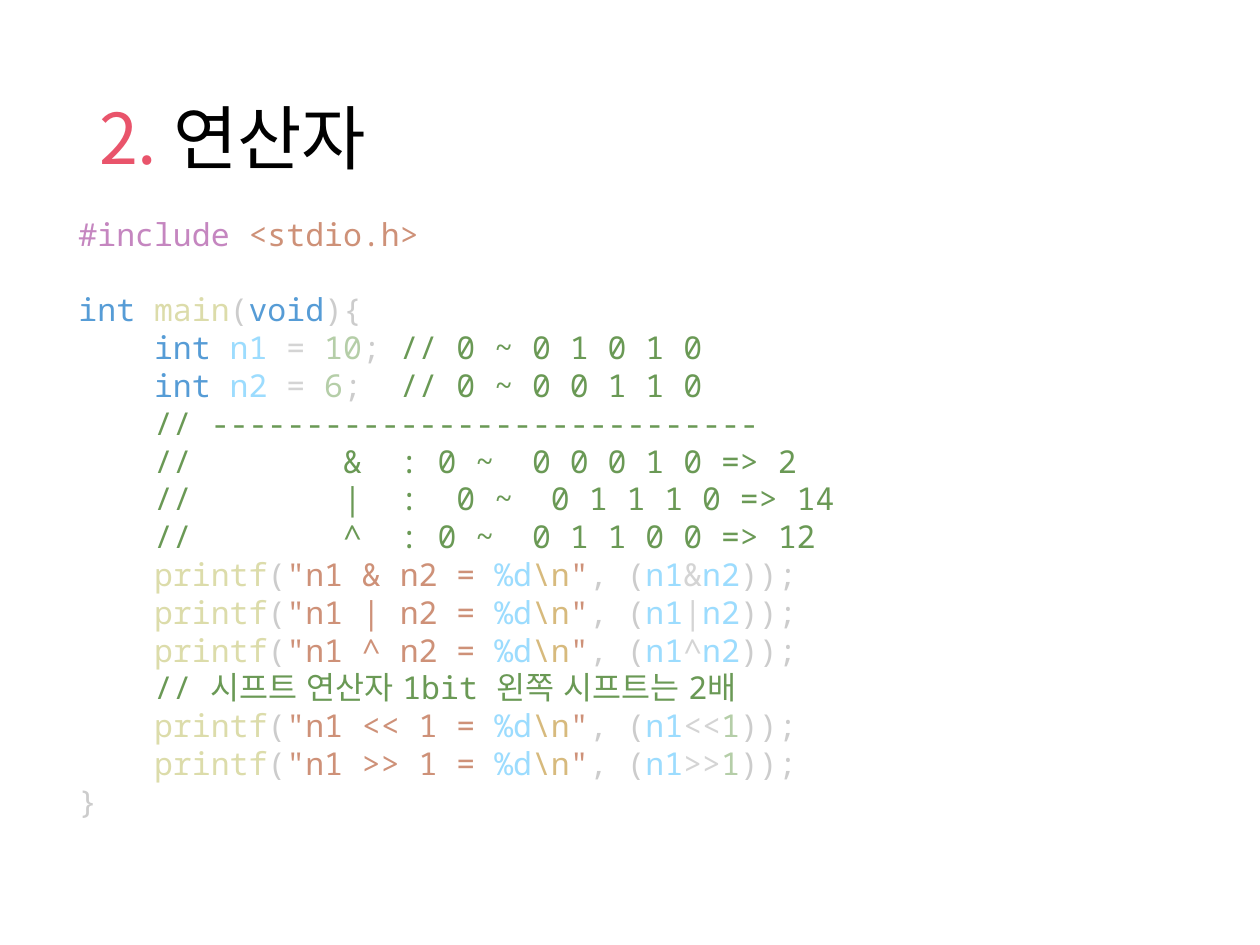
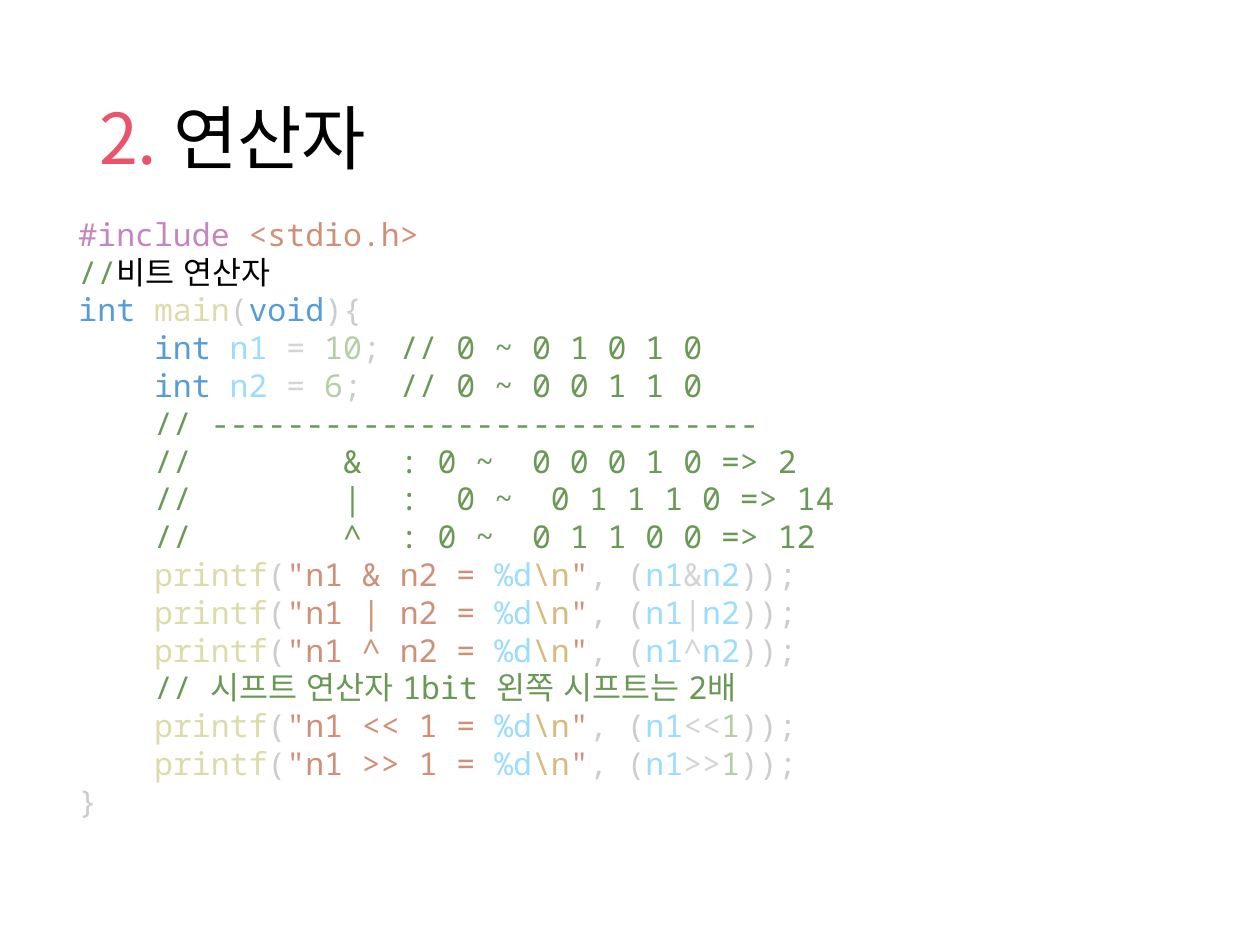
Before and after one commit to comlec/rapa, a slide deck: slide 14 of lecNote/C/03장_연산자_반복문.pptx (slide 13 before the commit). Drawn at 1260x945 pixels with LibreOffice and Linux fonts; fonts in the diff are those of the drawing; background and template pictures are left out. Boxes give left, top, right and bottom in pixels: in the first picture for what was removed or moved away, otherwise in the second. Text is boxed around its words. In the diff, an @@ line names an element or a change of style, - is before the commit and + after.

```diff
--- a/lecNote/C/03장_연산자_반복문.pptx
+++ b/lecNote/C/03장_연산자_반복문.pptx
@@ text at [78, 258, 362, 326]: text changed @@
-int main(void){
+//비트 연산자
+int main(void){
```
Also in this commit, not shown: 10 other slides changed, 4 slides added, 9 other files.
